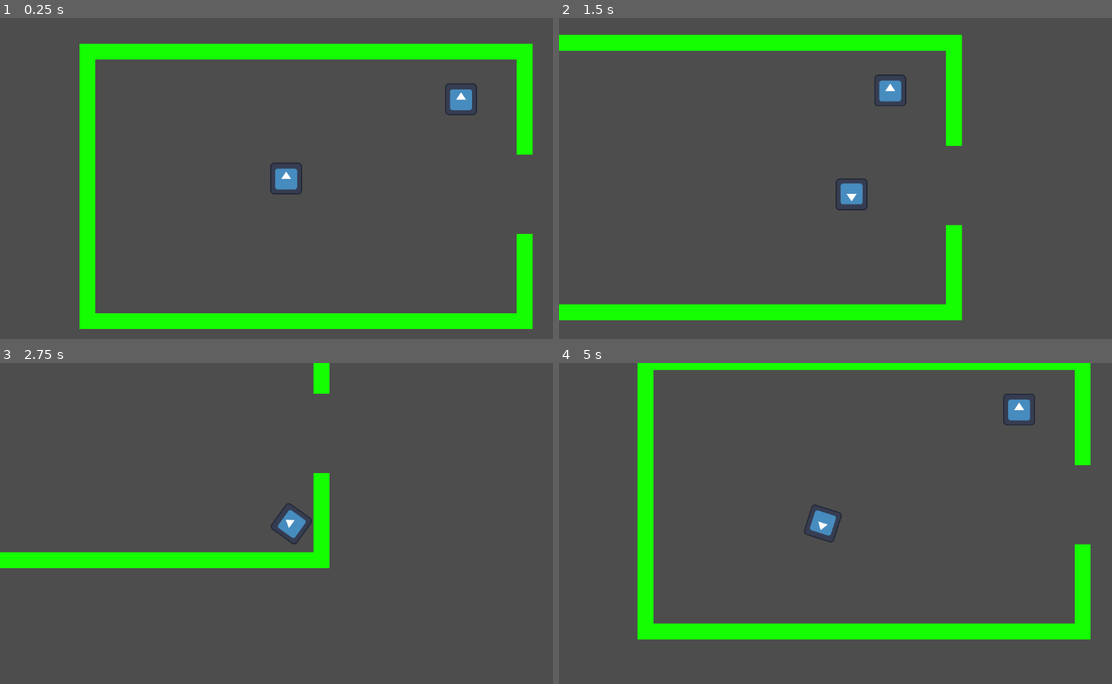
Above: before the commit, frames 1-4 (two rows, left to right).
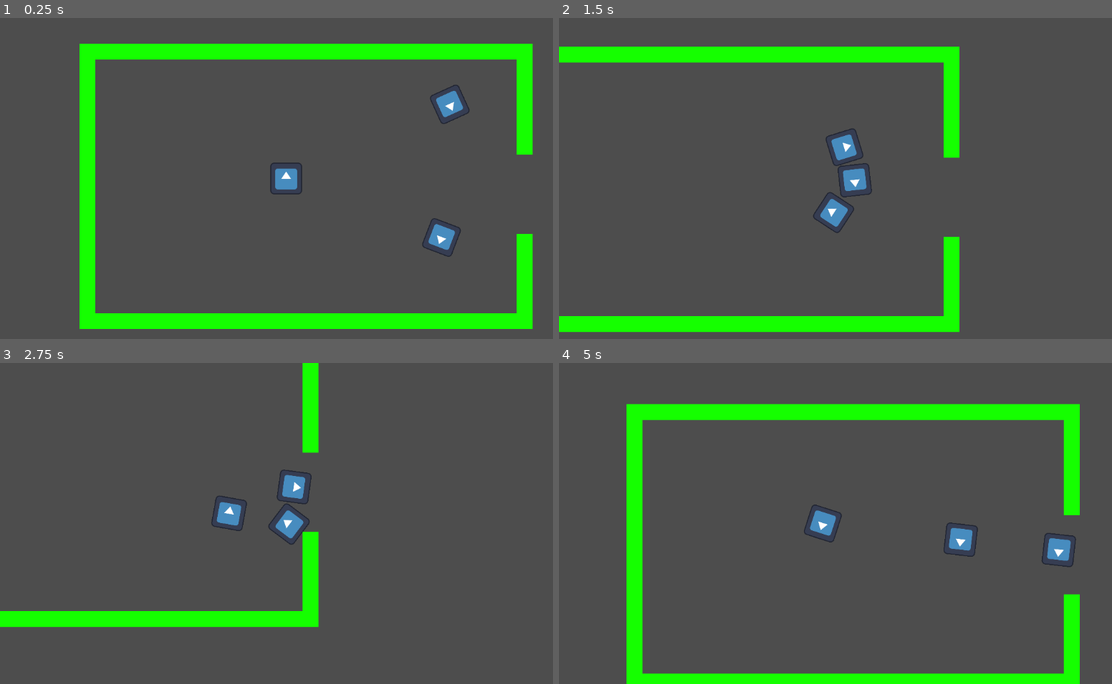
Above: after the commit, the same moments.

Repository: Overlord-Runt/name
Game: Godot game, scene res://main.tscn
The game is run twice, just before and just after one commit, with the same random seed, the same clock (stepped at 60 frames per second) and the same inputs. The engine's default icon, where the game draws it, is replaced by a stand-in: a white triangle on a blue panel in a dark square.
Inputs (mouse positions are in pixels of both pictures, inside the frame that each line leads up to):
- Up to frame 1 (0.25 s): no input
- Up to frame 2 (1.5 s): tap Enter at 0.5 s; move the mouse to (973, 162) at 0.52 s; hold D (right) 0.53-1.28 s; tap Alt at 0.6 s; click (973, 162) at 0.67 s; move the mouse to (730, 194) at 1.27 s; hold S (down) from 1.28 s (still down); tap Shift at 1.35 s
- Up to frame 3 (2.75 s): move the mouse to (342, 452) at 2.02 s; release S (down) at 2.03 s; hold D (right) from 2.03 s (still down); tap Alt at 2.1 s
- Up to frame 4 (5 s): move the mouse to (818, 587) at 2.77 s; release D (right) at 2.78 s; hold W (up) 2.78-3.53 s; tap Shift at 2.85, 4.35 s; click (818, 587) at 2.92 s; move the mouse to (1017, 571) at 3.52 s; hold A (left) from 3.53 s (still down); tap Alt at 3.6 s; move the mouse to (675, 475) at 4.27 s

The runs differ from the first frame. In frame 1, 0.8% of the frame differs, in the area x 76-87%, y 20-75%; in frame 2, 13%; in frame 3, 9.0%; in frame 4, 19%, in the area x 12-97%, y 0-100%.
Error before the commit: Parse Error: Cannot find member "Player" in base "Node". (res://enemy.gd:10)

Commit message:
enemies that follow the player

Diff:
--- a/enemy.gd
+++ b/enemy.gd
@@ -1,13 +1,17 @@
 extends CharacterBody2D
 
 
-const SPEED = 300.0
+const SPEED = 100.0
 
 
 func _physics_process(delta: float) -> void:
 	# Get the input direction and handle the movement/deceleration.
 	# As good practice, you should replace UI actions with custom gameplay actions.
-	look_at(Node.Player)
+	look_at(get_node("/root/Node/Player").global_position)
+	var speedY = SPEED*sin(rotation)
+	var speedX = SPEED*cos(rotation)
 
+	velocity.x = speedX
+	velocity.y = speedY
 
 	move_and_slide()
--- a/main.tscn
+++ b/main.tscn
@@ -441,3 +441,15 @@
 position = Vector2(-224, 96)
 tile_map_data = PackedByteArray("AADe//P/AAAAAAAAAADe//T/AAAAAAEAAADf//P/AAABAAAAAADf//T/AAABAAEAAADe//X/AAAAAAAAAADe// …(5296 unchanged characters)…
 tile_set = SubResource("TileSet_5vw27")
+
+[node name="Enemy2" type="CharacterBody2D" parent="."]
+position = Vector2(-16, 288)
+script = ExtResource("3_1bvp3")
+metadata/_edit_group_ = true
+
+[node name="Sprite2D" type="Sprite2D" parent="Enemy2"]
+scale = Vector2(0.5, 0.5)
+texture = ExtResource("2_1bvp3")
+
+[node name="CollisionShape2D" type="CollisionShape2D" parent="Enemy2"]
+shape = SubResource("RectangleShape2D_h2yge")
